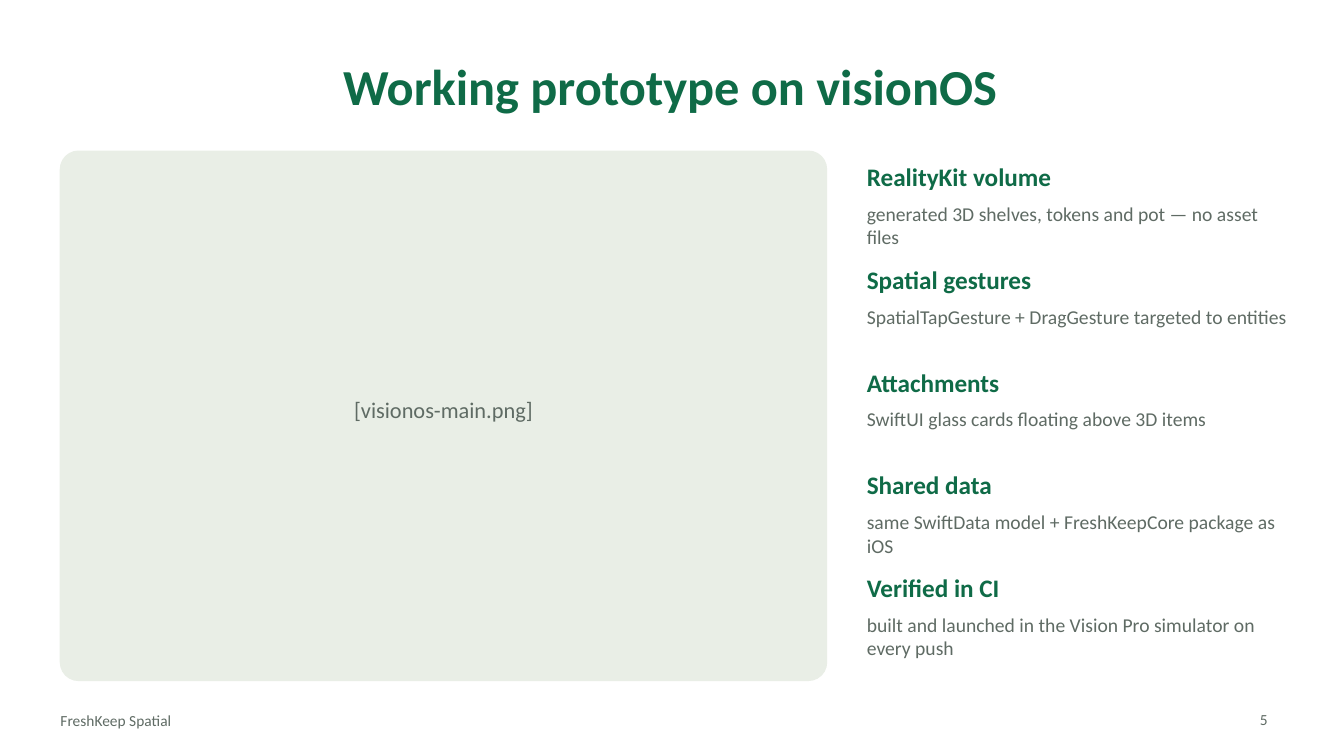
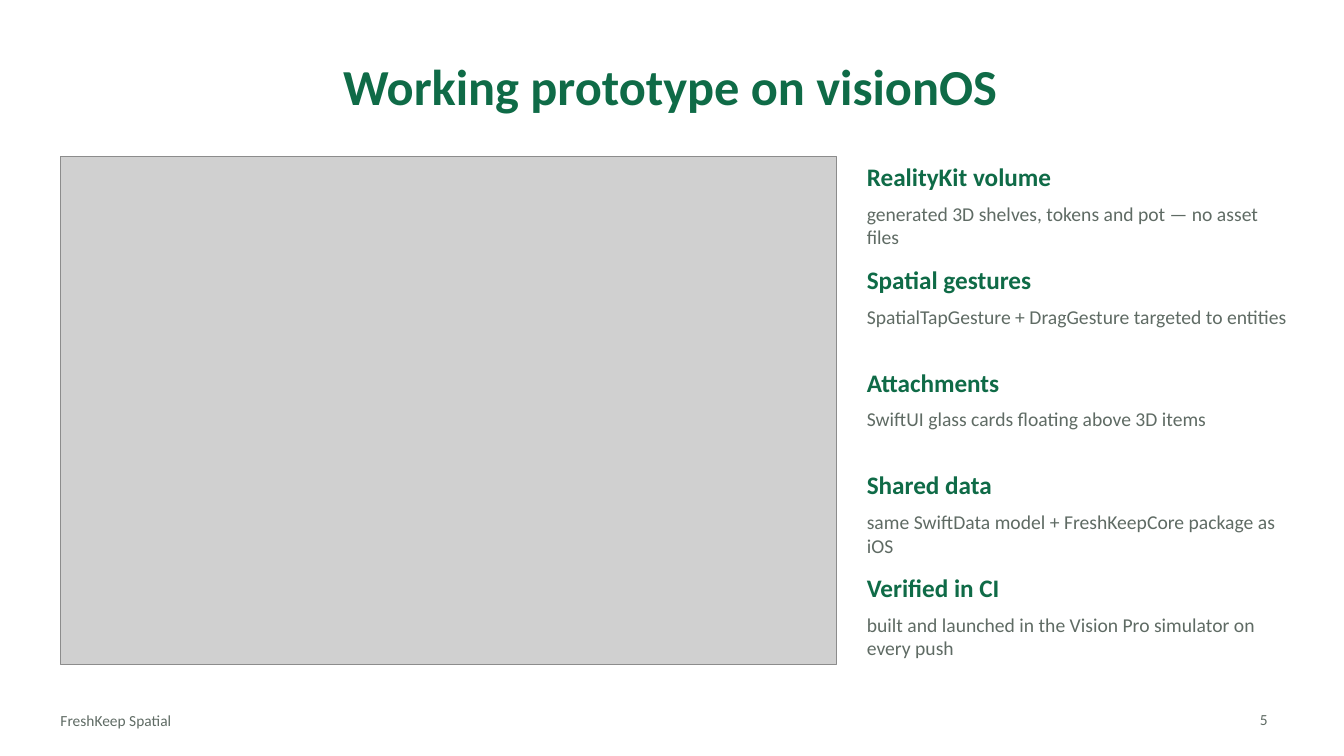
Before and after one commit to IT21244384/SE4041-FreshKeep, a slide deck: slide 5 of docs/FreshKeep_Spatial_Pitch_IT21244384.pptx. Drawn at 1344x756 pixels with LibreOffice and Linux fonts; fonts in the diff are those of the drawing; grey boxes stand for pictures. Boxes give left, top, right and bottom in pixels: in the first picture for what was removed or moved away, otherwise in the second. Text is boxed around its words. In the diff, an @@ line names an element or a change of style, - is before the commit and + after.

```diff
--- a/docs/FreshKeep_Spatial_Pitch_IT21244384.pptx
+++ b/docs/FreshKeep_Spatial_Pitch_IT21244384.pptx
@@ rounded rectangle removed at [60, 151, 827, 681] @@
@@ picture added at [60, 156, 837, 664] @@
@@ text removed at [354, 402, 533, 422] @@
-[visionos-main.png]
```
Also in this commit, not shown: 4 other slides changed, 26 other files.
